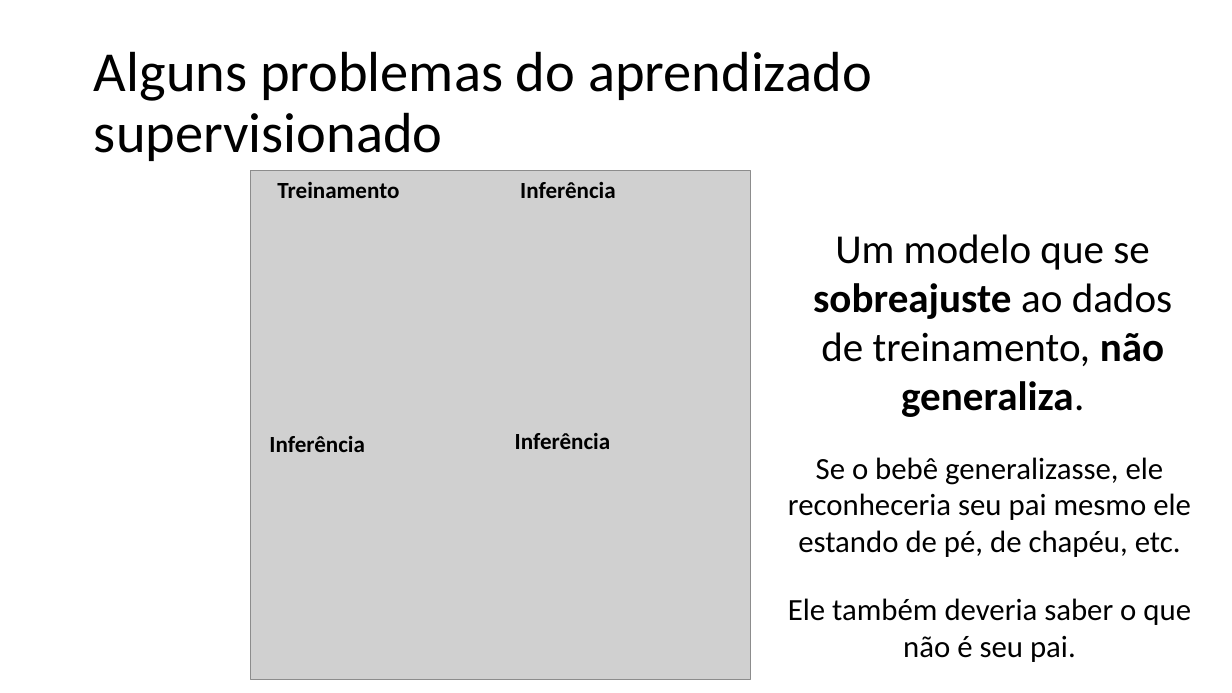
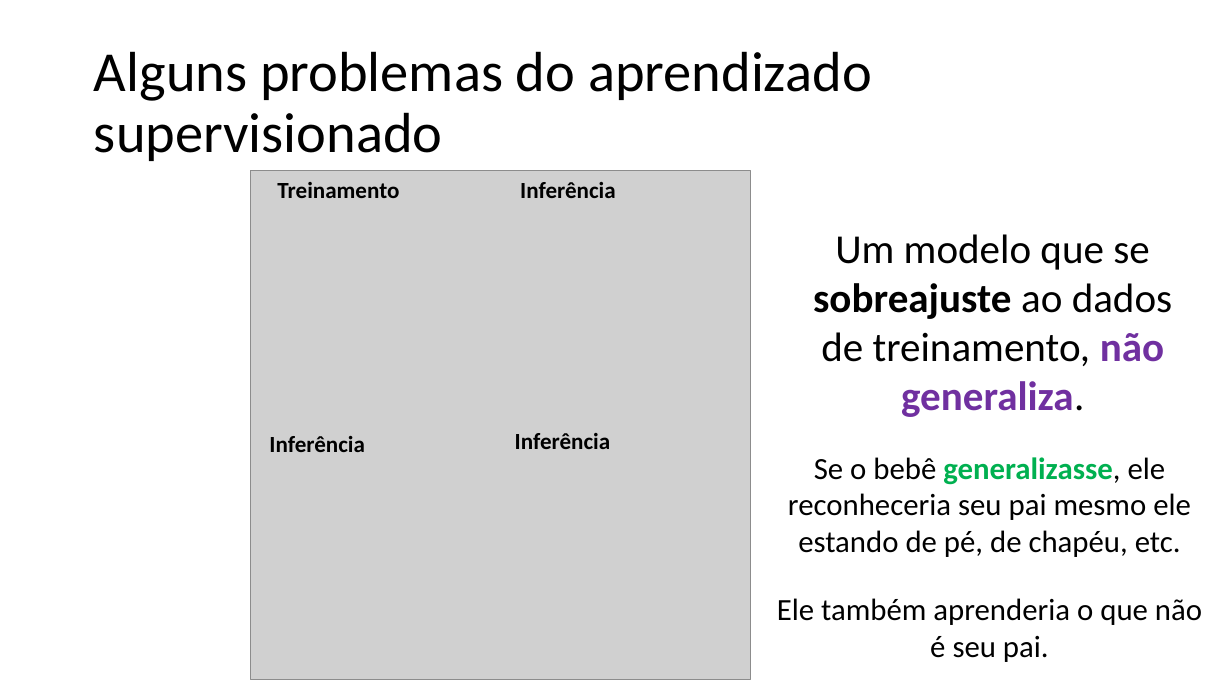
Before and after one commit to zz4fap/c24_inteligencia_artificial, a slide deck: slide 23 of slides/C24_Paradigmas.pptx. Drawn at 1232x693 pixels with LibreOffice and Linux fonts; fonts in the diff are those of the drawing; grey boxes stand for pictures. Boxes give left, top, right and bottom in pixels: in the first picture for what was removed or moved away, otherwise in the second. Text is boxed around its words. In the diff, an @@ line names an element or a change of style, - is before the commit and + after.

```diff
--- a/slides/C24_Paradigmas.pptx
+++ b/slides/C24_Paradigmas.pptx
@@ text "Um modelo que se sobreajuste ..." at bbox=[813, 234, 1172, 417]: text colour #000000 to #7030A0 in "não generaliza." @@
@@ text at bbox=[788, 457, 1191, 557]: text colour #000000 to #00B050, bold on in "generalizasse," @@
@@ text at bbox=[777, 598, 1202, 662]: text changed @@
-Ele também deveria saber o que não é seu pai.
+Ele também aprenderia o que não é seu pai.
```
Also in this commit, not shown: 11 other slides changed, 1 slide added.
